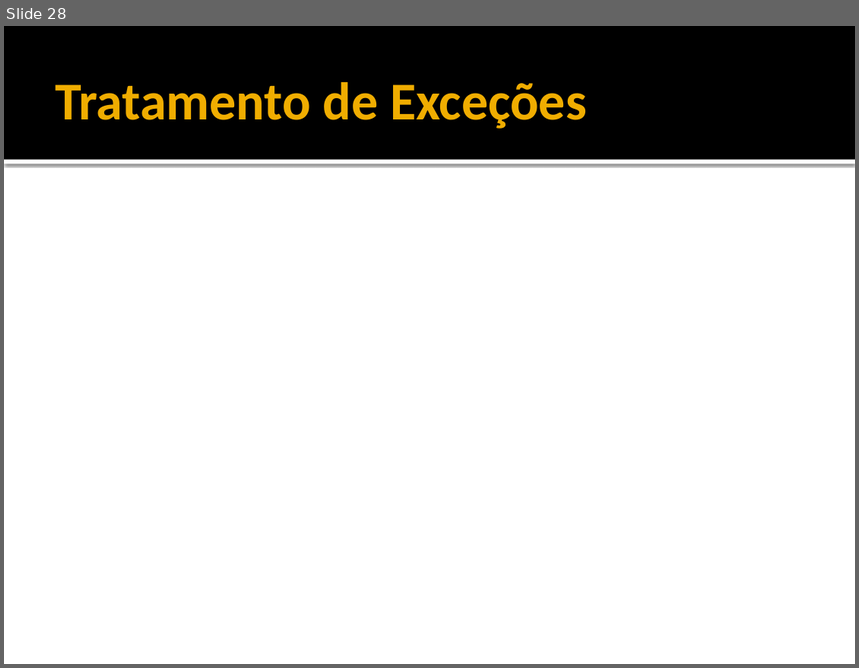
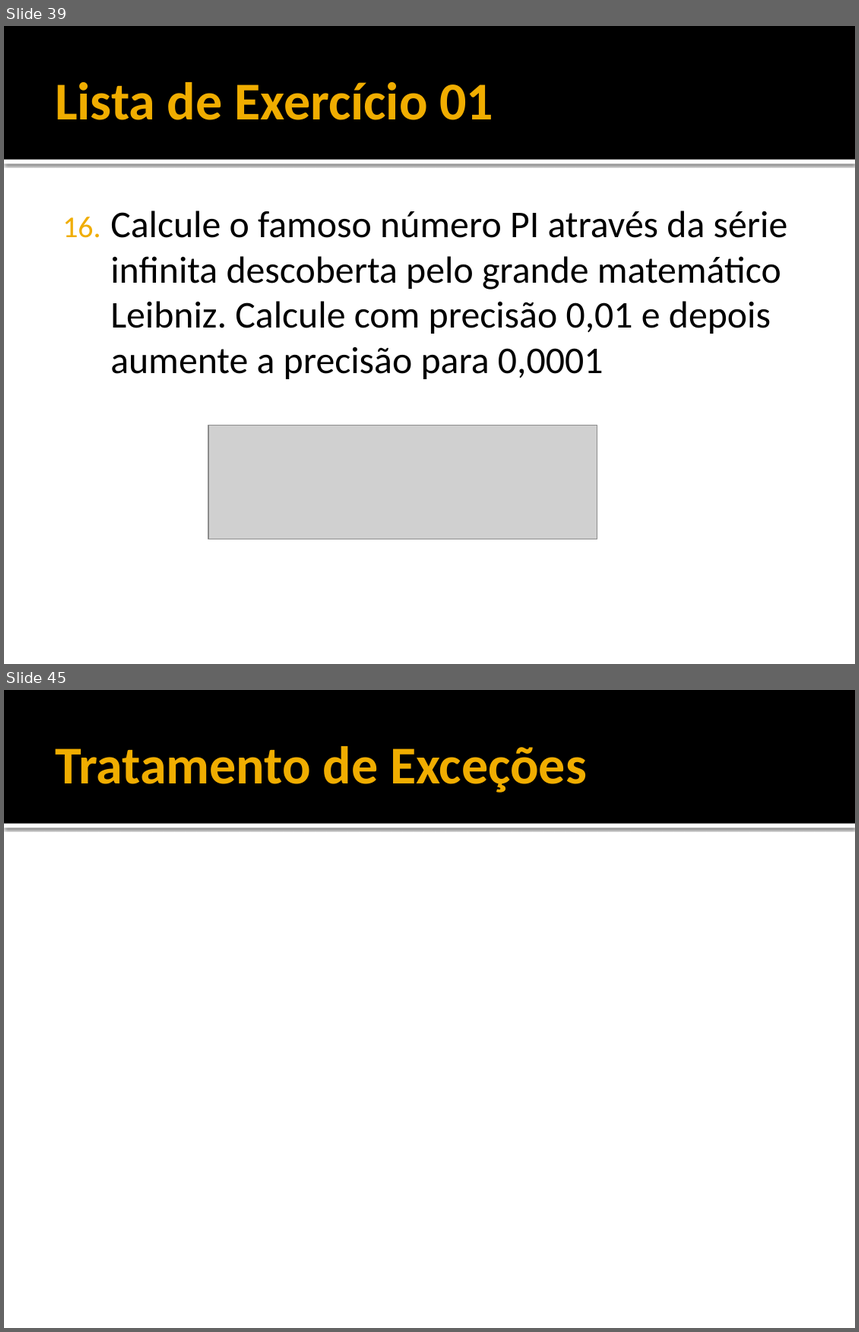
Before and after one commit to filosofisto/cpb-treinamento, a slide deck: Fundamentos/Fundamentos - Java Basico.pptx. Shown one above the other, each under a label of ours: slide 28 before the commit, slides 39 and 45 after it; the slides between them are not shown. The pictures are 859x668 and 859x1332 pixels, drawn with LibreOffice and Linux fonts; fonts in the diff are those of the drawing; grey boxes stand for pictures. Boxes give left, top, right and bottom in pixels: in the first picture for what was removed or moved away, otherwise in the second. Text is boxed around its words. In the diff, an @@ line names an element or a change of style, - is before the commit and + after.

```diff
--- a/Fundamentos/Fundamentos - Java Basico.pptx
+++ b/Fundamentos/Fundamentos - Java Basico.pptx
@@ slide 39 added at [4, 26, 855, 664], background #FFFFFF; not listed: 2 template elements that a slide beside it also shows @@
@@ title added at [55, 82, 493, 120], 45 pt, text #F0AD00, bold @@
+Lista de Exercício 01
@@ text added at [110, 211, 788, 379], 32 pt, text #000000 @@
+16. Calcule o famoso número PI através da série infinita descoberta pelo grande matemático Leibniz. Calcule com precisão 0,01 e depois aumente a precisão para 0,0001
@@ picture added at [208, 425, 598, 539] @@
@@ what was slide 28 is now slide 45 @@
```
Also in this commit, not shown: 1 slide changed, 16 other slides added, 1 other file.
